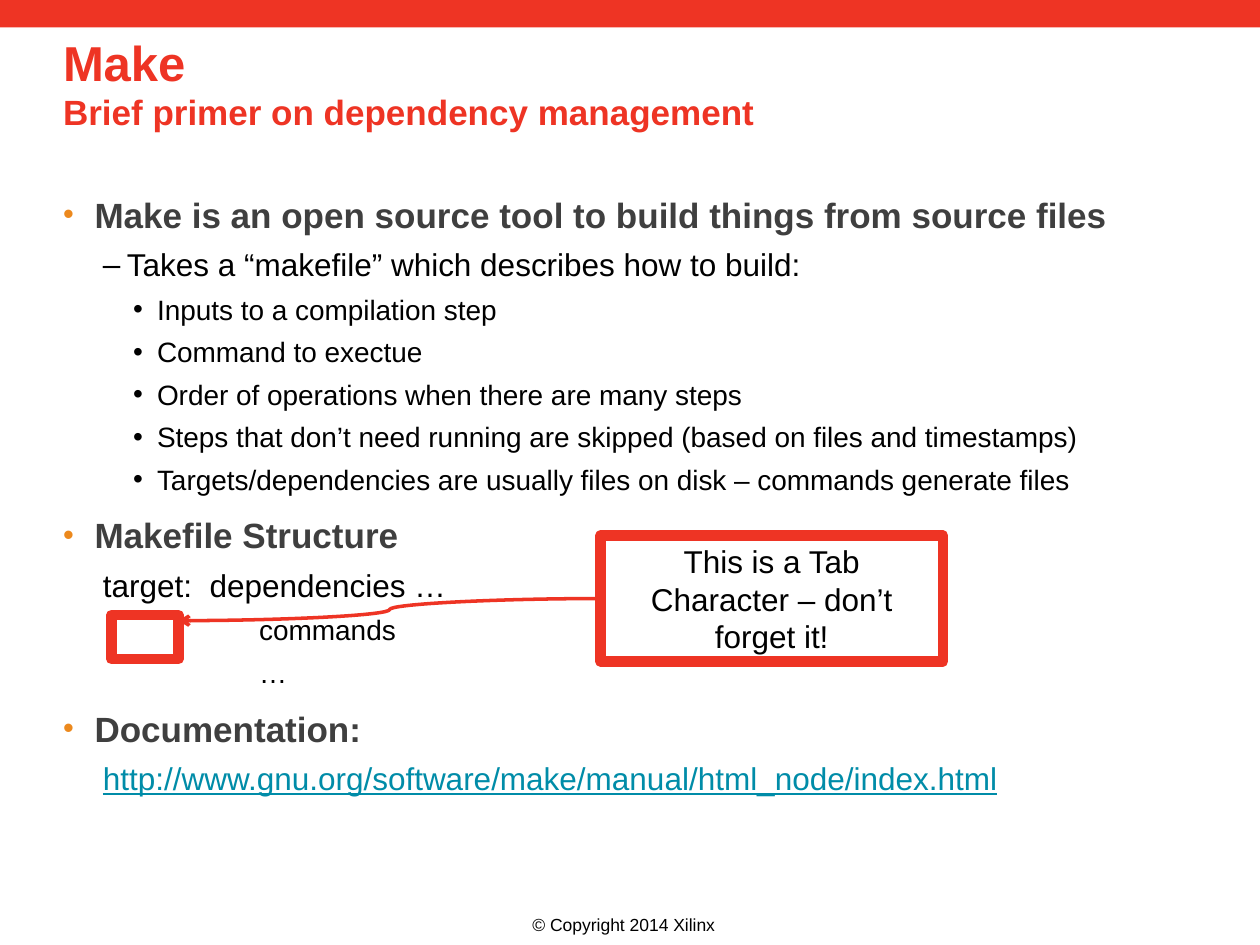
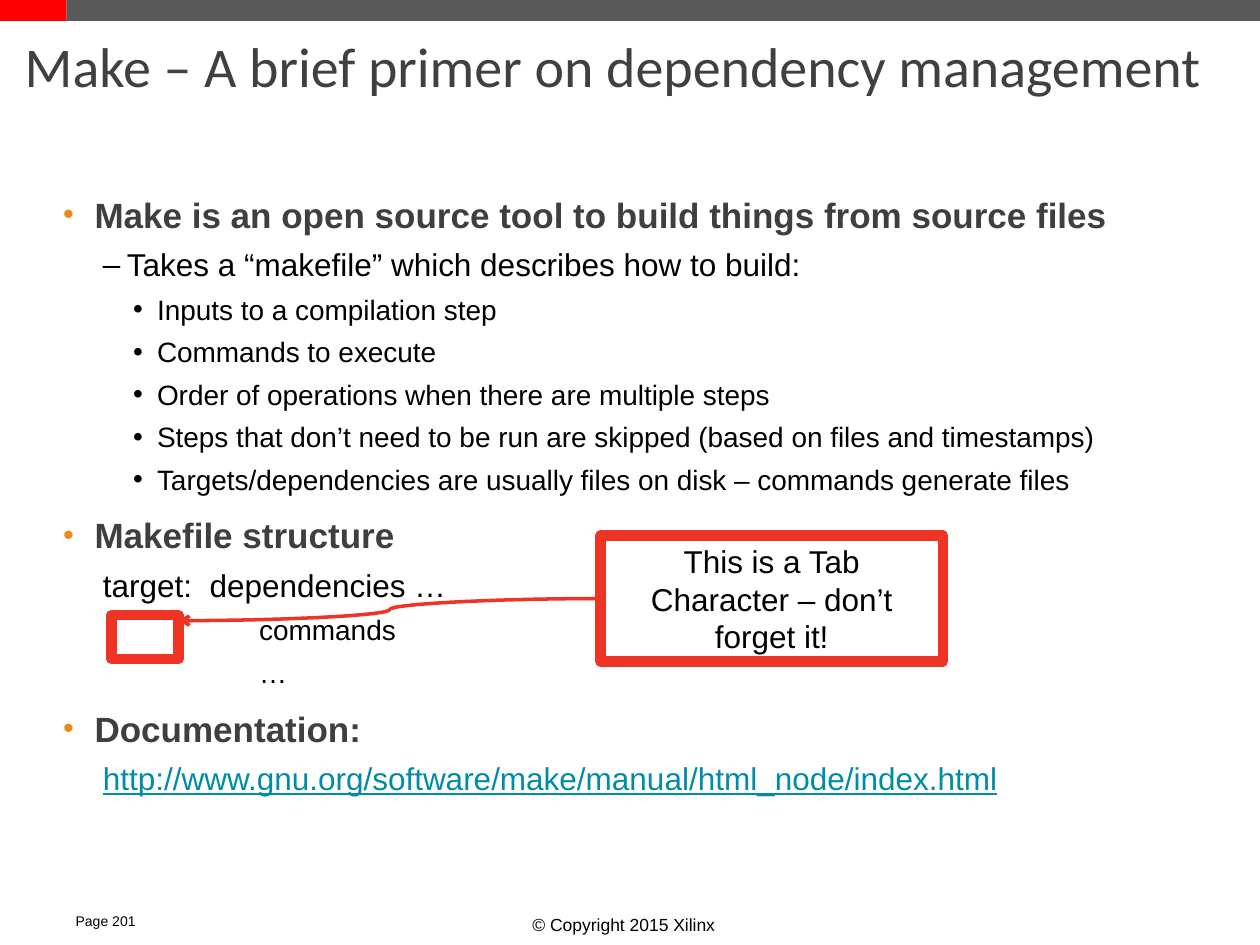
Before and after one commit to Xilinx/revCtrl, a slide deck: slide 20 of doc/versionControl.pptx (slide 14 before the commit). Drawn at 1260x945 pixels with LibreOffice and Linux fonts; fonts in the diff are those of the drawing; background and template pictures are left out. Boxes give left, top, right and bottom in pixels: in the first picture for what was removed or moved away, otherwise in the second. Text is boxed around its words. In the diff, an @@ line names an element or a change of style, - is before the commit and + after.

```diff
--- a/doc/versionControl.pptx
+++ b/doc/versionControl.pptx
@@ rectangle added at <box>0,0,67,21</box>, fill #FF0000 @@
@@ rectangle: place and size @@
-rectangle at <box>0,0,1260,28</box>
+rectangle at <box>67,0,1260,21</box>
@@ rectangle at <box>67,0,1260,21</box>: fill #EE3424 to #595959 @@
@@ title at <box>25,48,1200,97</box>: text changed; size 20 to 32 pt; font Arial to Calibri; text colour #EE3424 to #404040; bold off @@
-Make
-Brief primer on dependency management
+Make – A brief primer on dependency management
@@ text at <box>157,341,1094,452</box>: text changed @@
-    • Command to exectue
-    • Order of operations when there are many steps
-    • Steps that don’t need running are skipped (based on files and timestamps)
+    • Commands to execute
+    • Order of operations when there are multiple steps
+    • Steps that don’t need to be run are skipped (based on files and timestamps)
@@ text at <box>94,522,394,549</box>: text changed @@
-• Makefile Structure
+• Makefile structure
@@ page number added at <box>76,916,135,929</box>, 8 pt, text #000000 @@
+Page 201
@@ text at <box>550,918,715,935</box>: text changed @@
-© Copyright 2014 Xilinx
+© Copyright 2015 Xilinx
```
Also in this commit, not shown: 20 other slides changed, 19 slides added, 8 slides removed.
